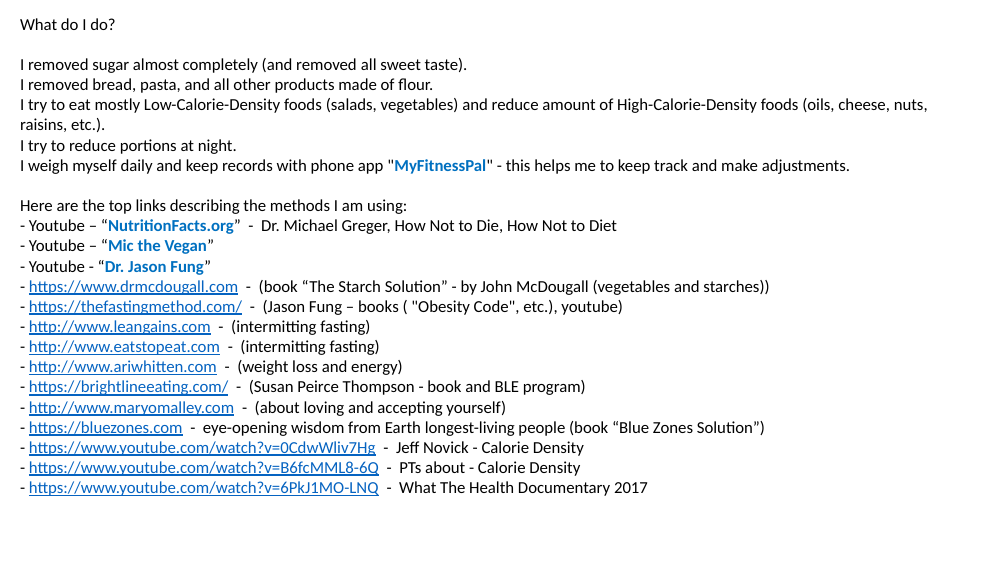
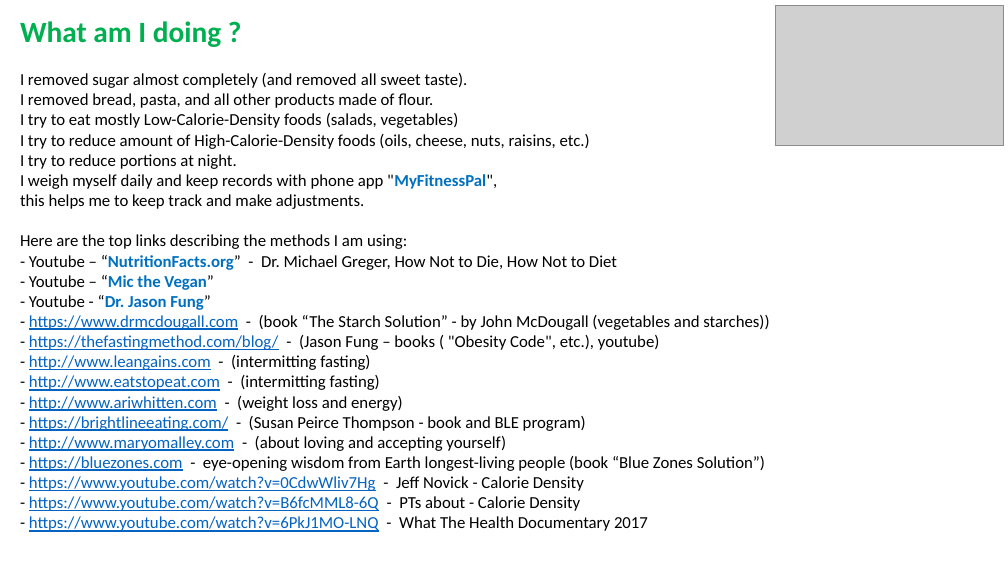
Before and after one commit to lselector/misc, a slide deck: slide 11 of _Life_Lose_Weight.pptx (slide 7 before the commit). Drawn at 1008x567 pixels with LibreOffice and Linux fonts; fonts in the diff are those of the drawing; grey boxes stand for pictures. Boxes give left, top, right and bottom in pixels: in the first picture for what was removed or moved away, otherwise in the second. Text is boxed around its words. In the diff, an @@ line names an element or a change of style, - is before the commit and + after.

```diff
--- a/_Life_Lose_Weight.pptx
+++ b/_Life_Lose_Weight.pptx
@@ text at box(20, 21, 590, 209): text changed @@
-What do I do?
-I removed sugar almost completely (and removed all sweet taste).
-I removed bread, pasta, and all other products made of flour.
-I try to eat mostly Low-Calorie-Density foods (salads, vegetables) and reduce amount of High-Calorie-Density foods (oils, cheese, nuts, raisins, etc.).
-I try to reduce portions at night.
-I weigh myself daily and keep records with phone app "MyFitnessPal" - this helps me to keep track and make adjustments.
+What am I doing ?
+I removed sugar almost completely (and removed all sweet taste).
+I removed bread, pasta, and all other products made of flour.
+I try to eat mostly Low-Calorie-Density foods (salads, vegetables)
+I try to reduce amount of High-Calorie-Density foods (oils, cheese, nuts, raisins, etc.)
+I try to reduce portions at night.
+I weigh myself daily and keep records with phone app "MyFitnessPal",
+this helps me to keep track and make adjustments.
@@ picture added at box(776, 6, 1003, 146) @@
@@ text at box(29, 335, 660, 391): text changed @@
-- https://thefastingmethod.com/ - (Jason Fung – books ( "Obesity Code", etc.), youtube)
-- http://www.leangains.com - (intermitting fasting)
-- http://www.eatstopeat.com - (intermitting fasting)
+- https://thefastingmethod.com/blog/ - (Jason Fung – books ( "Obesity Code", etc.), youtube)
+- http://www.leangains.com - (intermitting fasting)
+- http://www.eatstopeat.com - (intermitting fasting)
```
Also in this commit, not shown: 11 other slides changed, 5 slides added, 1 slide removed.
